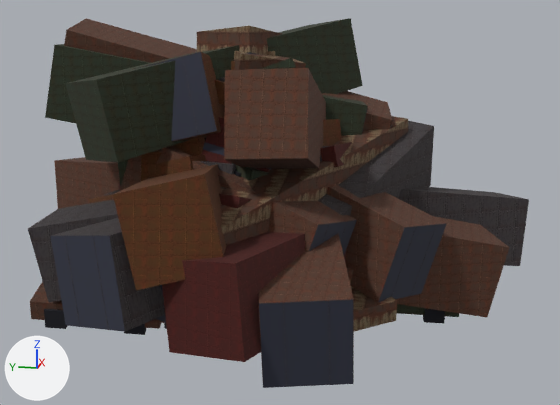
What one commit did to the glTF model game/art/placeholder/bosses/arena/scrap_heap_giant.glb.
Camera for both pictures: a camera (50 mm lens) standing at (-124.1, -30.6, 44.9) and looking at (-2.5, -6.3, 14.5). Lighting does not change. The marker at lower left points along +X, +Y and +Z. The picture after the commit comes second. Vertices at exactly the same position are counted once.

The first picture shows 'scrap_heap_giant'.
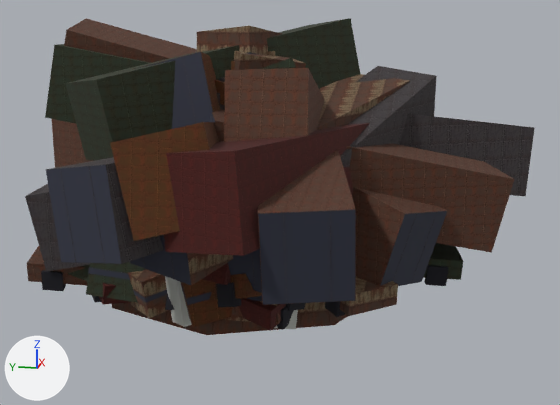
The change, as JSON lines over the scene's bpy script:
```json
{"block": "me_scrap_heap_giant", "where": "# used by ob_scrap_heap_giant; location = (0.0, 0.0, 0.0)"}
{"op": "remove", "block": "me_scrap_heap_giant", "code": "me_scrap_heap_giant.from_pydata(...)  # 4328 vertices, 6568 faces; spans x -43.8..39.6, y -47.1..41.4, z -5.5..43.9"}
{"op": "add", "block": "me_scrap_heap_giant", "code": "me_scrap_heap_giant.from_pydata(...)  # 4328 vertices, 6568 faces; spans x -43.8..39.6, y -47.1..41.4, z 0.0..43.9"}
{"block": "me_scrap_heap_giant", "change": "me_scrap_heap_giant part 1: the loose piece of 8 vertices spanning x -41.9..-37.7, y -22.4..-11.7, z 0.7..12.6 is moved by (0.0, 0.0, 10.7)"}
{"block": "me_scrap_heap_giant", "change": "me_scrap_heap_giant part 2: the loose piece of 8 vertices spanning x -27.6..-17.9, y -12.2..-2.6, z 4.3..6.5 is moved by (0.0, 0.0, 2.0)"}
{"block": "me_scrap_heap_giant", "change": "me_scrap_heap_giant part 3: the loose piece of 8 vertices spanning x -40.0..-33.0, y -2.2..7.8, z 5.9..18.0 is moved by (0.0, 0.0, 6.4)"}
{"block": "me_scrap_heap_giant", "change": "me_scrap_heap_giant part 4: the loose piece of 8 vertices spanning x -35.1..-27.8, y -11.4..-1.1, z 0.7..13.1 is moved by (0.0, 0.0, 8.5)"}
{"block": "me_scrap_heap_giant", "change": "me_scrap_heap_giant part 5: the loose piece of 8 vertices spanning x -24.4..-15.1, y 9.7..19.3, z 2.9..6.4 is moved by (0.0, 0.0, 2.5)"}
{"block": "me_scrap_heap_giant", "change": "me_scrap_heap_giant part 6: the loose piece of 8 vertices spanning x -28.2..-17.7, y -20.4..-12.8, z 5.2..18.0 is moved by (0.0, 0.0, 0.6)"}
{"block": "me_scrap_heap_giant", "change": "me_scrap_heap_giant part 7: the loose piece of 8 vertices spanning x -43.2..-37.9, y 4.4..15.9, z 6.2..19.4 is moved by (0.0, 0.0, 8.4)"}
{"block": "me_scrap_heap_giant", "change": "me_scrap_heap_giant part 8: the loose piece of 8 vertices spanning x -20.7..-11.4, y -33.0..-24.0, z 3.6..16.3 is moved by (0.0, 0.0, 1.9)"}
{"block": "me_scrap_heap_giant", "change": "me_scrap_heap_giant part 9: 1384 of 4328 vertices moved; they spanned x -43.8..39.6, y -47.1..41.4, z -5.5..35.3 and now span x -43.8..39.6, y -47.1..41.4, z 1.2..37.6; mean shift (0.0, 0.0, 4.3); largest move (-42.9, -9.3, 17.3) -> (-42.9, -9.3, 30.1)"}
{"block": "me_scrap_heap_giant", "change": "other edits to the shape of me_scrap_heap_giant do not show in these pictures"}
```

Changed parts and their boxes (x1, y1, x2, y2) in the pictures (560 x 405 px; the box of a moved part takes in the faces that stretch with it):
```json
{"object": "scrap_heap_giant", "change": "reshaped", "before": [28, 18, 529, 388], "after": [25, 18, 535, 335], "on screen": "14% shorter"}
{"part": 1, "of": "me_scrap_heap_giant", "change": "moved or reshaped", "before": [259, 300, 353, 388], "after": [258, 210, 355, 305]}
{"part": 2, "of": "me_scrap_heap_giant", "change": "moved or reshaped", "after": [247, 296, 262, 301], "on screen": "not visible before"}
{"part": 3, "of": "me_scrap_heap_giant", "change": "moved or reshaped", "before": [156, 285, 166, 323], "after": [130, 235, 191, 285], "on screen": "mostly hidden before"}
{"part": 4, "of": "me_scrap_heap_giant", "change": "moved or reshaped", "after": [228, 249, 262, 293], "on screen": "not visible before"}
{"part": 5, "of": "me_scrap_heap_giant", "change": "moved or reshaped", "after": [88, 267, 130, 280], "on screen": "not visible before"}
{"part": 6, "of": "me_scrap_heap_giant", "change": "moved or reshaped", "before": [309, 220, 357, 255], "on screen": "not visible afterwards"}
{"part": 7, "of": "me_scrap_heap_giant", "change": "moved or reshaped", "before": [51, 236, 125, 331], "after": [46, 165, 121, 264]}
{"part": 8, "of": "me_scrap_heap_giant", "change": "moved or reshaped", "before": [379, 224, 446, 302], "after": [380, 211, 447, 286]}
{"part": 9, "of": "me_scrap_heap_giant", "change": "moved or reshaped", "before": [28, 116, 529, 388], "after": [25, 66, 535, 331]}
```
